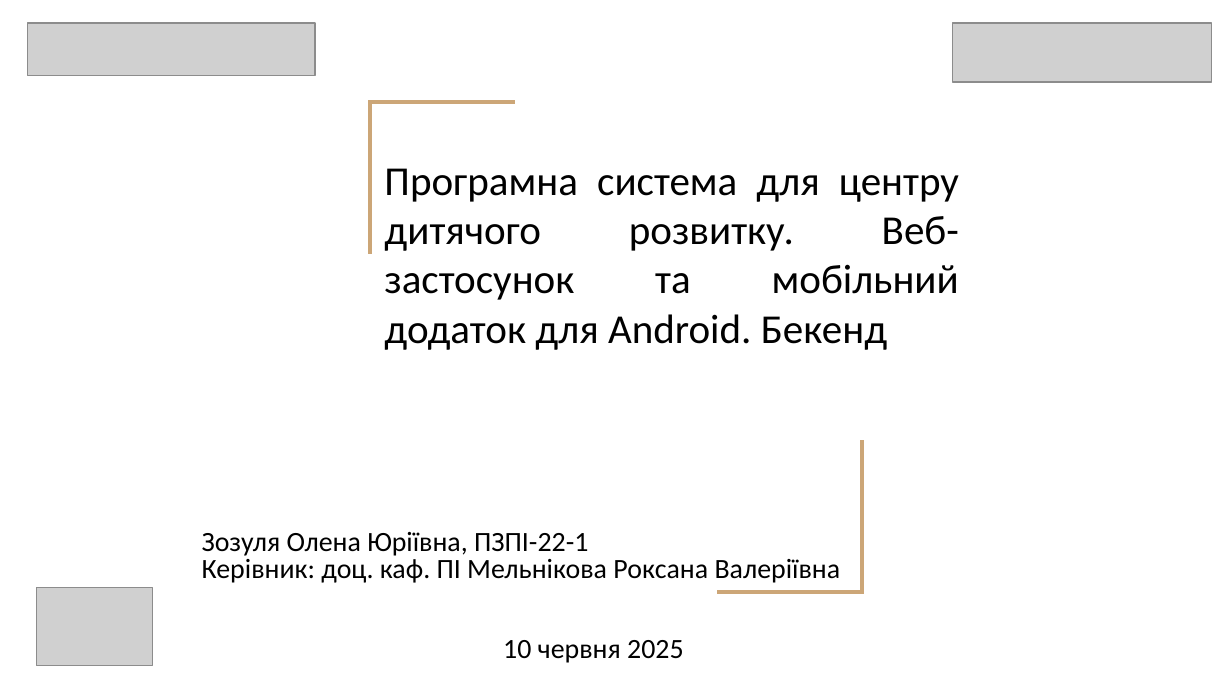
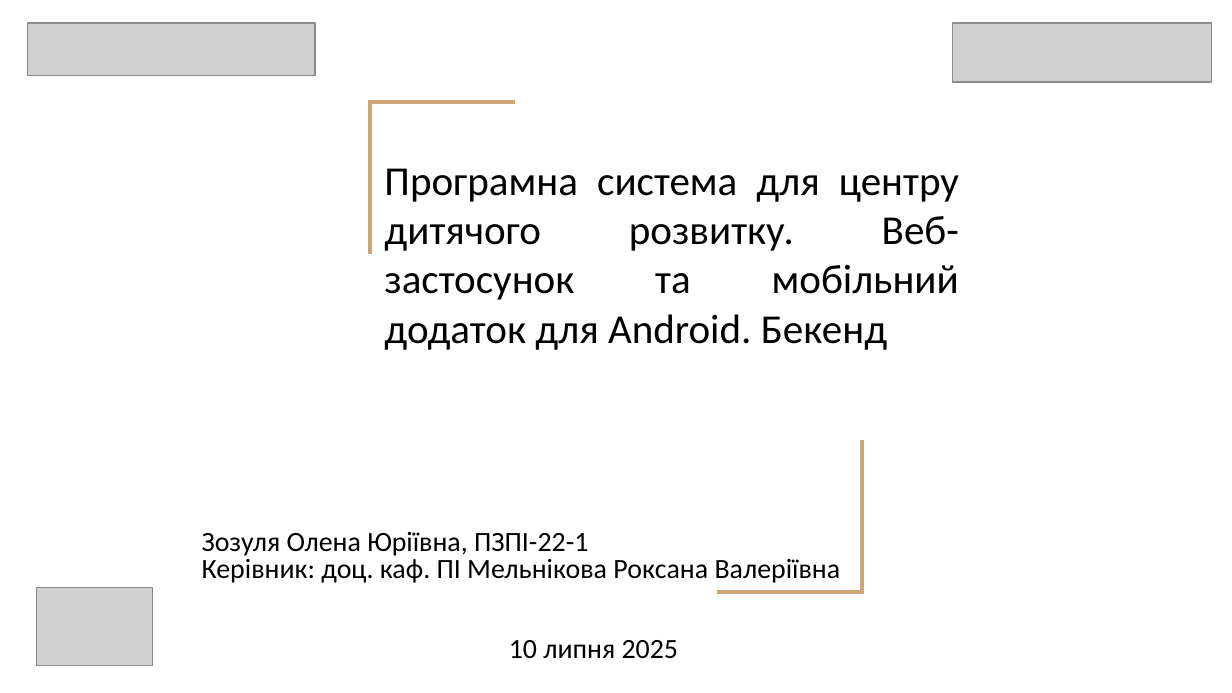
Before and after one commit to ZozuliaOlena/2026_B_PI_PZPI-22-1_Zozulia_O_Y, a slide deck: slide 1 of 2026_Б_ПІ_ПЗПІ-22-1_Зозуля_О_Ю.pptx. Drawn at 1232x693 pixels with LibreOffice and Linux fonts; fonts in the diff are those of the drawing; grey boxes stand for pictures. Boxes give left, top, right and bottom in pixels: in the first picture for what was removed or moved away, otherwise in the second. Text is boxed around its words. In the diff, an @@ line names an element or a change of style, - is before the commit and + after.

Commit message:
Minor change

```diff
--- a/2026_Б_ПІ_ПЗПІ-22-1_Зозуля_О_Ю.pptx
+++ b/2026_Б_ПІ_ПЗПІ-22-1_Зозуля_О_Ю.pptx
@@ subtitle at (x1=509, y1=640, x2=679, y2=659): text changed @@
-10 червня 2025
+10 липня 2025
```
